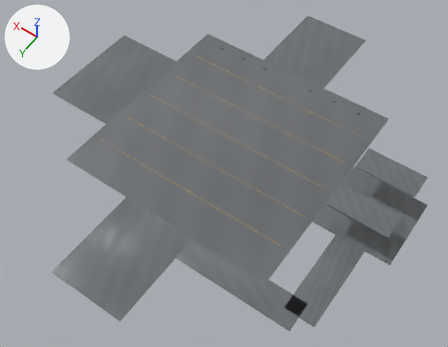
An edit to the FBX model stw-o3de/Project/Assets/IndustrialYard/STW_INDUSTRIAL_YARD_01/Environment/STW_INDUSTRIAL_YARD_01_deck.fbx, drawn before and after from the same camera.
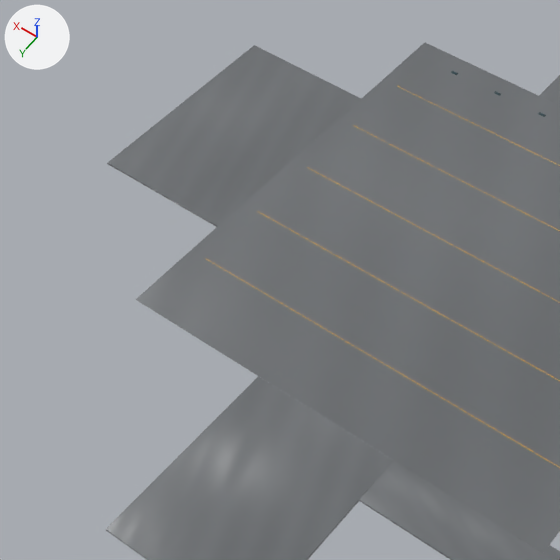
Each version is shown whole from a 50 mm lens placed at (-24.1, 35.1, 48.6), pointed at (-1.5, 3.5, -1.1), then close up on the part from 0% to 61% of the width and 4% to 83% of the height. Every picture has the same lights, and +X, +Y and +Z are marked at upper left. The first two pictures are the older version.

Names of what the first close-up shows: 'connector_nw_ground_b', 'containerhof_ground', 'scrapyard_ground', 'wet_concrete_deck' and 6 more.
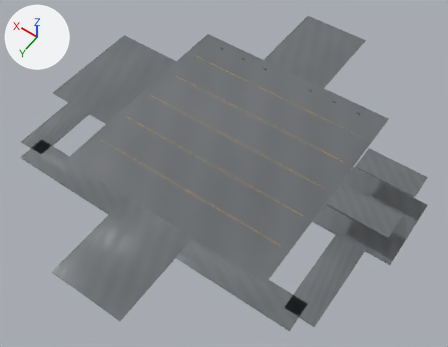
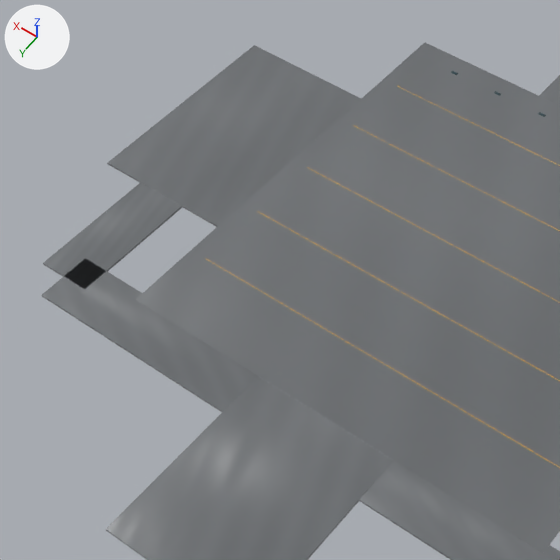
Patch to the scene script:
```diff
--- a/stw-o3de/Project/Assets/IndustrialYard/STW_INDUSTRIAL_YARD_01/Environment/STW_INDUSTRIAL_YARD_01_deck.fbx.py
+++ b/stw-o3de/Project/Assets/IndustrialYard/STW_INDUSTRIAL_YARD_01/Environment/STW_INDUSTRIAL_YARD_01_deck.fbx.py
@@ me_cube_204_1 @@
+me_cube_204_1.from_pydata(...)  # 56 vertices, 54 faces; spans x -1.5..1.5, y -3.5..3.5, z -0.05..0.05
+me_cube_204_1.materials.append(mat_m_iy_concretewet)
@@ me_cube_205_1 @@
+me_cube_205_1.from_pydata(...)  # 56 vertices, 54 faces; spans x -6.0..6.0, y -1.5..1.5, z -0.05..0.05
+me_cube_205_1.materials.append(mat_m_iy_concretewet)
@@ ob_connector_ne_ground_a @@
+ob_connector_ne_ground_a = bpy.data.objects.new('connector_ne_ground_a', me_cube_204_1)
+ob_connector_ne_ground_a.location = (16.0, 9.5, -0.05)
@@ ob_connector_ne_ground_b @@
+ob_connector_ne_ground_b = bpy.data.objects.new('connector_ne_ground_b', me_cube_205_1)
+ob_connector_ne_ground_b.location = (10.0, 13.0, -0.05)
```

Pixel boxes (x1, y1, x2, y2) of what changed, in the close-ups (560 x 560 px):
'connector_ne_ground_b', added: after (42, 259, 258, 412)
'connector_ne_ground_a', added: after (43, 182, 182, 289)
